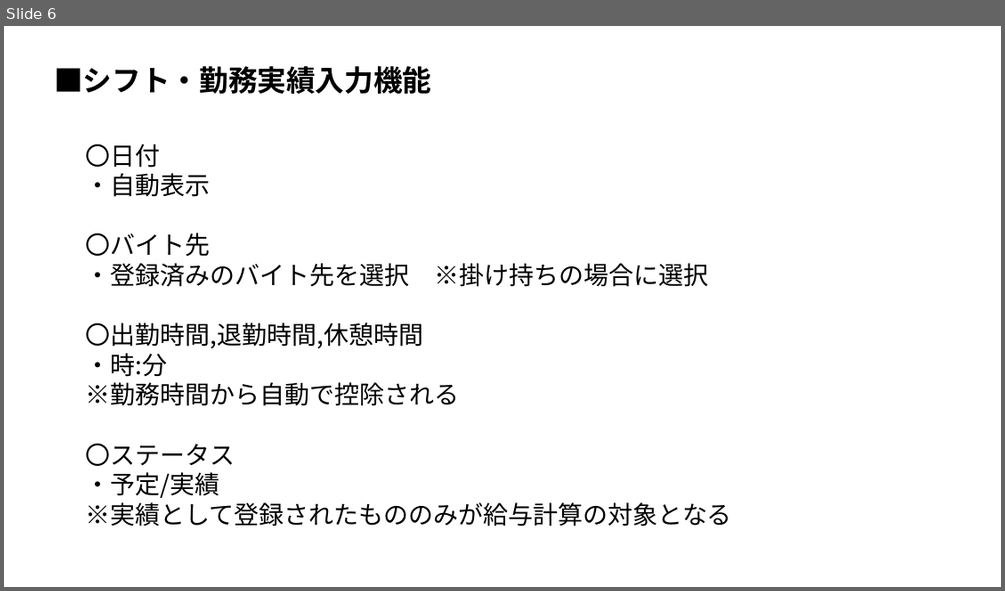
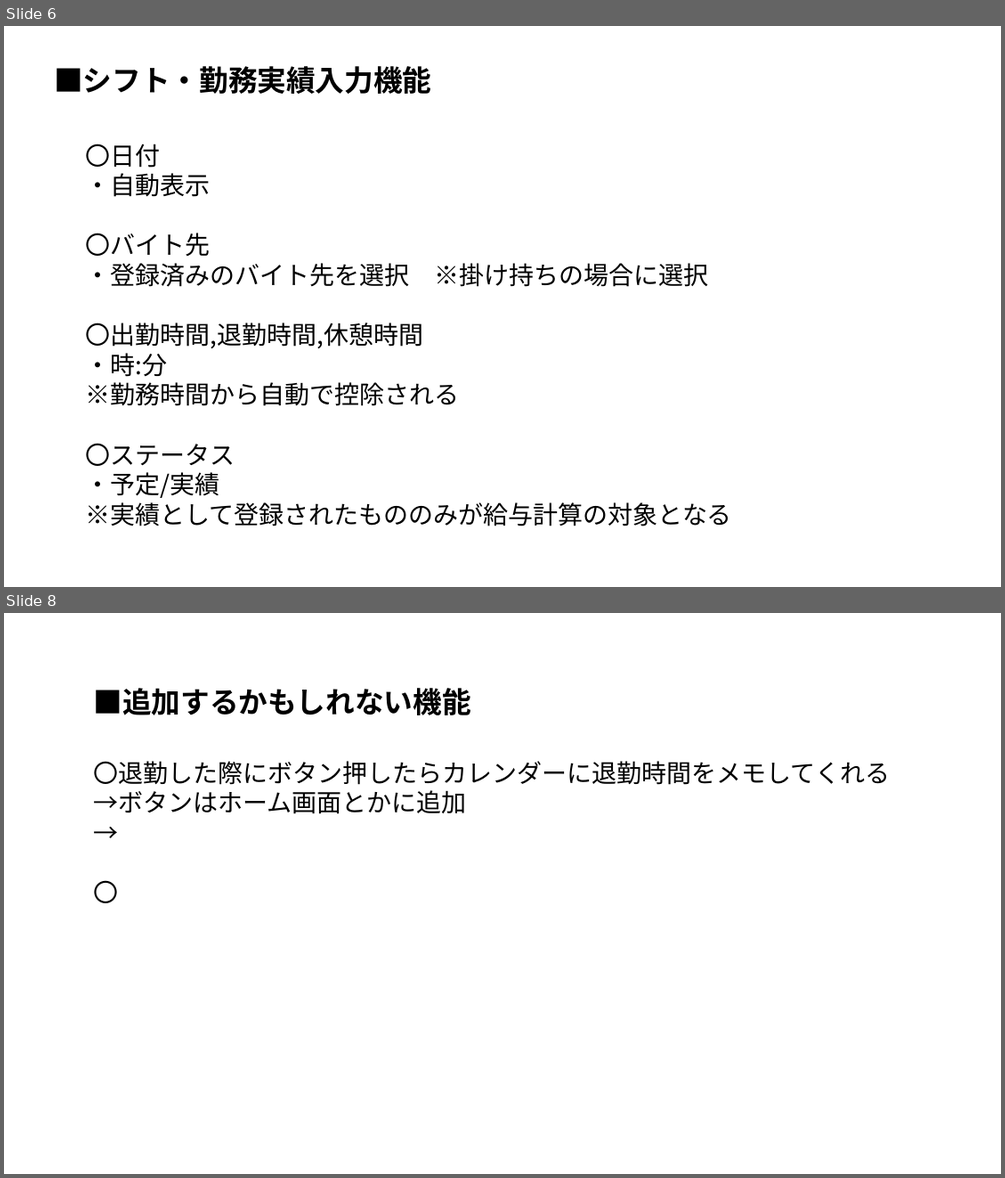
Before and after one commit to kobaken0626/mobile00000, a slide deck: mobileアプリ資料.pptx. Shown one above the other, each under a label of ours: slide 6 before the commit, slides 6 and 8 after it; the slides between them are not shown. The pictures are 1005x591 and 1005x1178 pixels, drawn with LibreOffice and Linux fonts; fonts in the diff are those of the drawing. Boxes give left, top, right and bottom in pixels: in the first picture for what was removed or moved away, otherwise in the second. Text is boxed around its words. In the diff, an @@ line names an element or a change of style, - is before the commit and + after.

```diff
--- a/mobileアプリ資料.pptx
+++ b/mobileアプリ資料.pptx
@@ slide 8 added at (4,613,1001,1174), background #FFFFFF @@
@@ text added at (94,688,471,715), 28 pt, text #000000, bold @@
+■追加するかもしれない機能
@@ text added at (94,761,890,903), 24 pt, text #000000 @@
+〇退勤した際にボタン押したらカレンダーに退勤時間をメモしてくれる
+→ボタンはホーム画面とかに追加
+→
+〇
```
Also in this commit, not shown: 1 slide changed.
